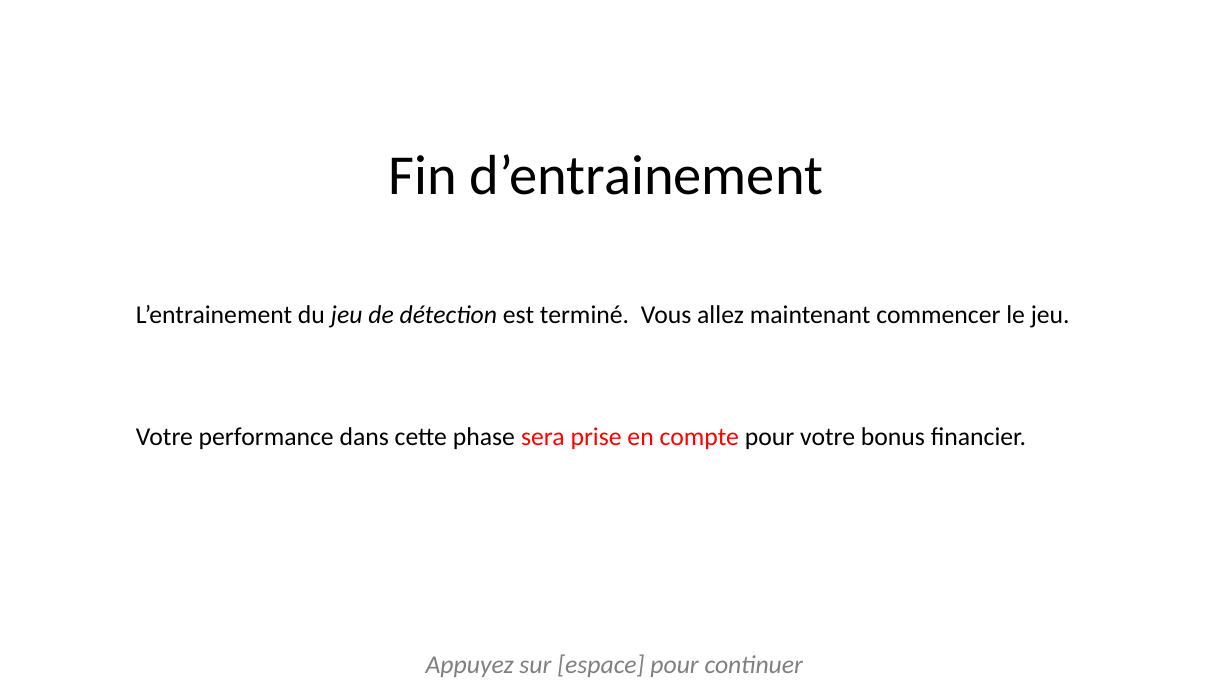
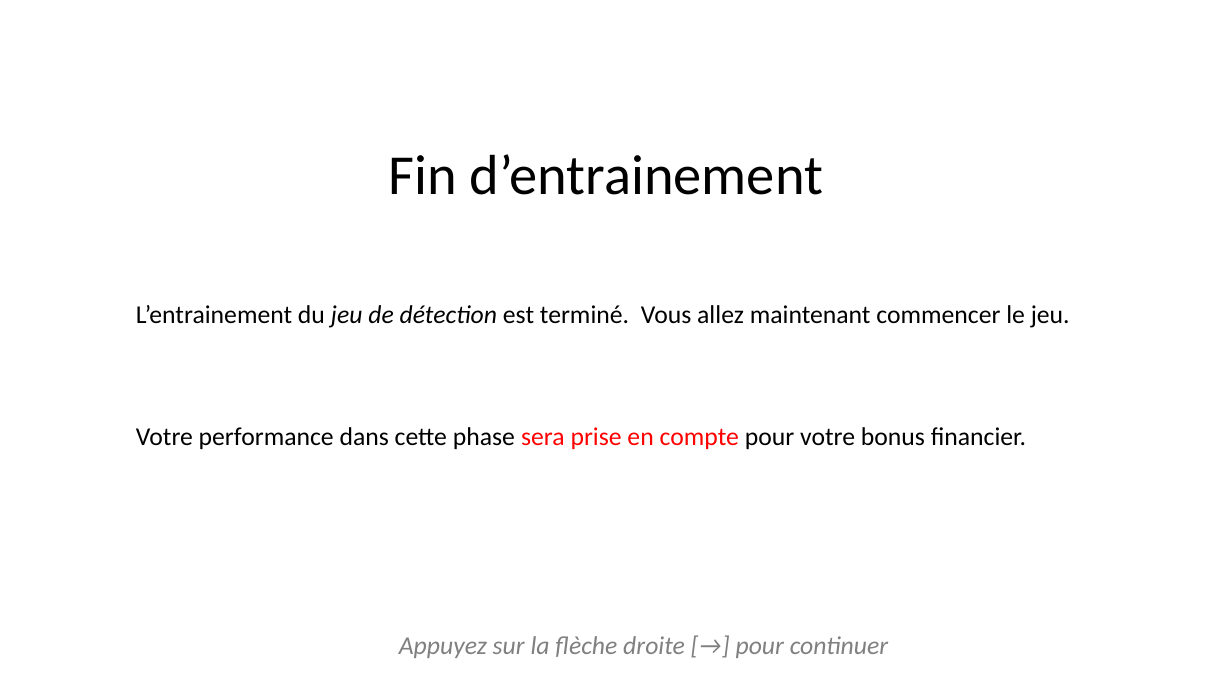
Before and after one commit to MBB-team/Online_Testing, a slide deck: slide 9 of DPD_task/stimuli/instructions/instructionsDPD.pptx. Drawn at 1232x693 pixels with LibreOffice and Linux fonts; fonts in the diff are those of the drawing. Boxes give left, top, right and bottom in pixels: in the first picture for what was removed or moved away, otherwise in the second. Text is boxed around its words. In the diff, an @@ line names an element or a change of style, - is before the commit and + after.

```diff
--- a/DPD_task/stimuli/instructions/instructionsDPD.pptx
+++ b/DPD_task/stimuli/instructions/instructionsDPD.pptx
@@ text at (399,636,888,658): text changed @@
-Appuyez sur [espace] pour continuer
+Appuyez sur la flèche droite [→] pour continuer
```
Also in this commit, not shown: 4 other slides changed, 13 other files.
